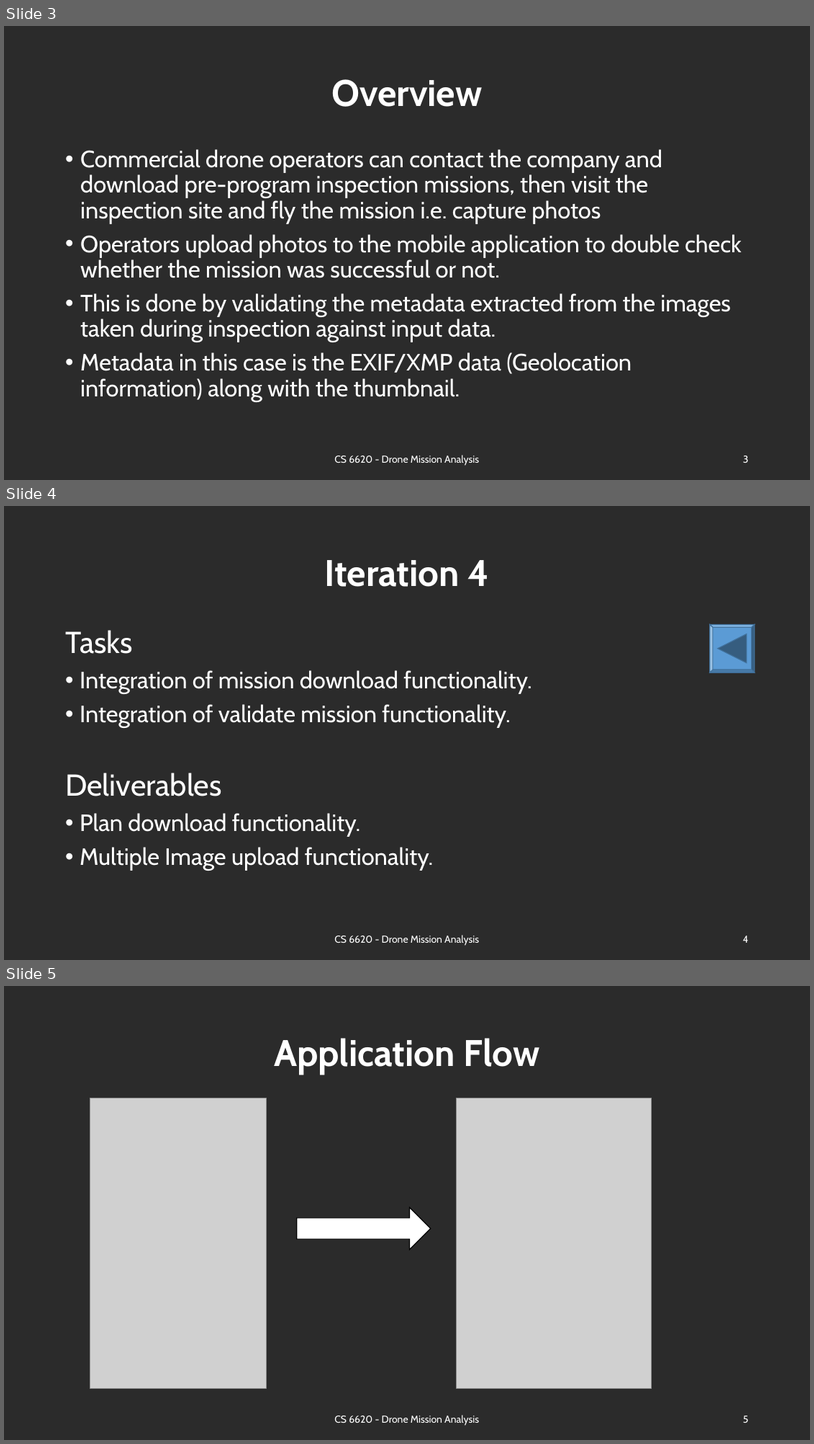
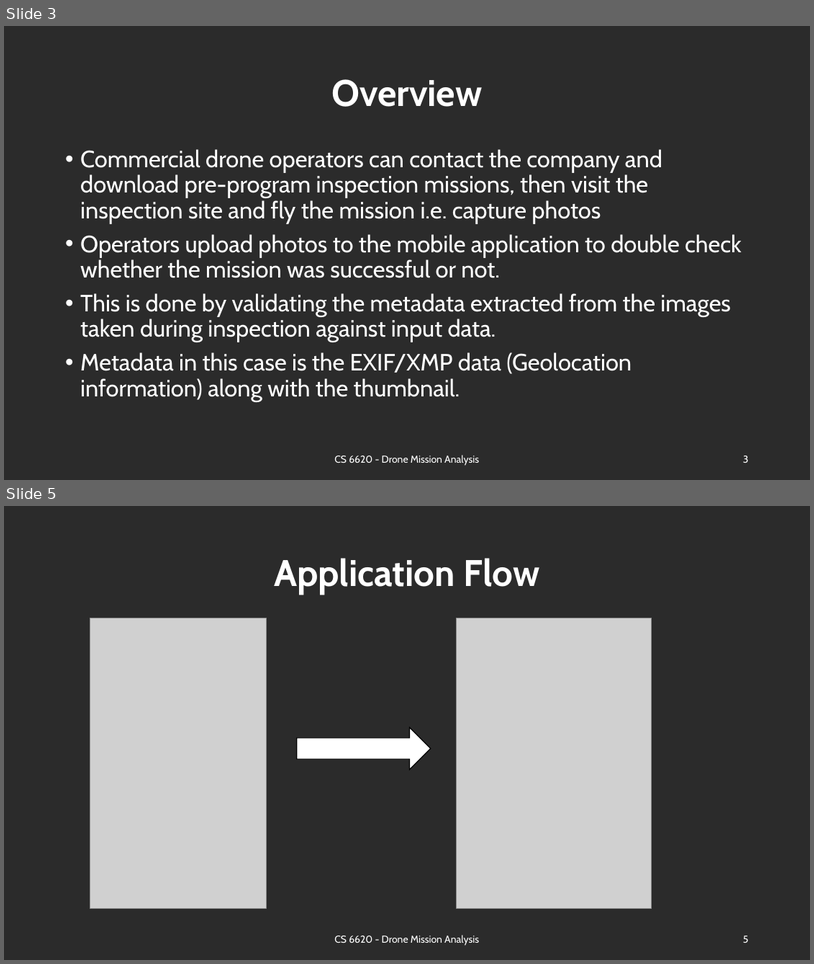
Before and after one commit to BU-NU-CLOUD-SP18/Drone-Mission-Analysis, a slide deck: presentations/Demo5.ppt. Shown one above the other, each under a label of ours: slides 3, 4 and 5 before the commit, slides 3 and 5 after it; the slides between them are not shown. The pictures are 814x1444 and 814x964 pixels, drawn with LibreOffice and Linux fonts; fonts in the diff are those of the drawing; grey boxes stand for pictures; background and template pictures are left out; a plain dark background stands for a picture behind light text. Boxes give left, top, right and bottom in pixels: in the first picture for what was removed or moved away, otherwise in the second. Text is boxed around its words. In the diff, an @@ line names an element or a change of style, - is before the commit and + after.

```diff
--- a/presentations/Demo5.ppt
+++ b/presentations/Demo5.ppt
@@ slide 4 removed at box(4, 506, 810, 960), background picture (left out) @@
@@ title removed at box(324, 560, 489, 587) @@
-Iteration 4
@@ text removed at box(65, 630, 532, 870) @@
-Tasks
-• Integration of mission download functionality.
-• Integration of validate mission functionality.
-Deliverables
-• Plan download functionality.
-• Multiple Image upload functionality.
@@ freeform shape removed at box(710, 625, 755, 672) @@
@@ text removed at box(334, 934, 479, 945) @@
-CS 6620 - Drone Mission Analysis
@@ page number removed at box(743, 935, 749, 942) @@
-4
```
Also in this commit, not shown: 10 slides changed, 3 slides added.
